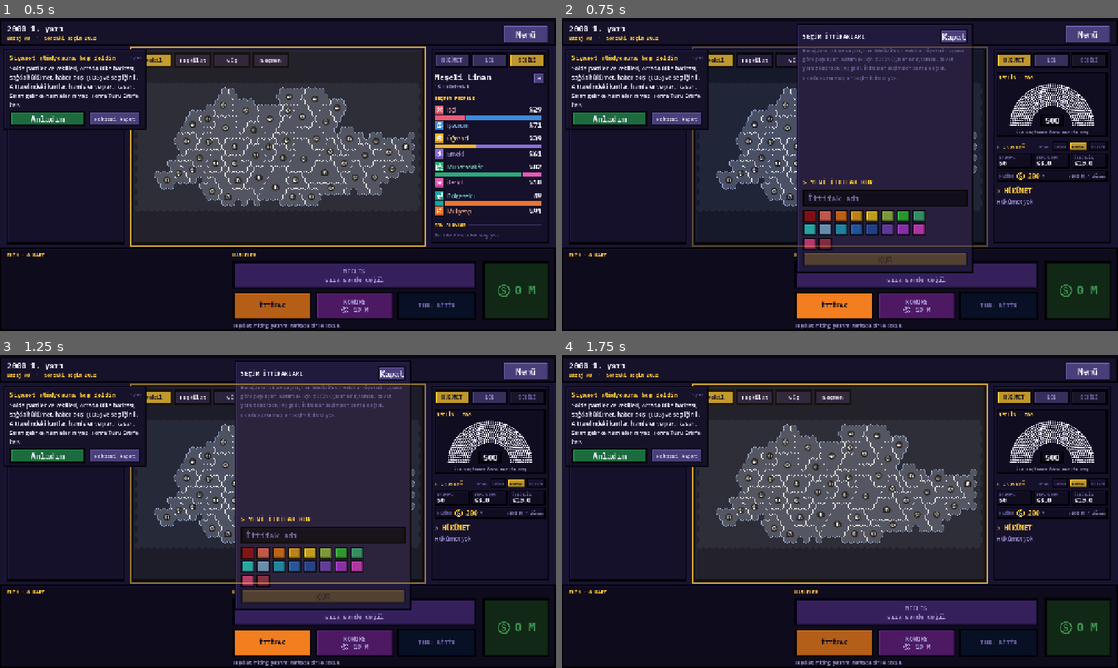
Above: before the commit, frames 1-4 (two rows, left to right).
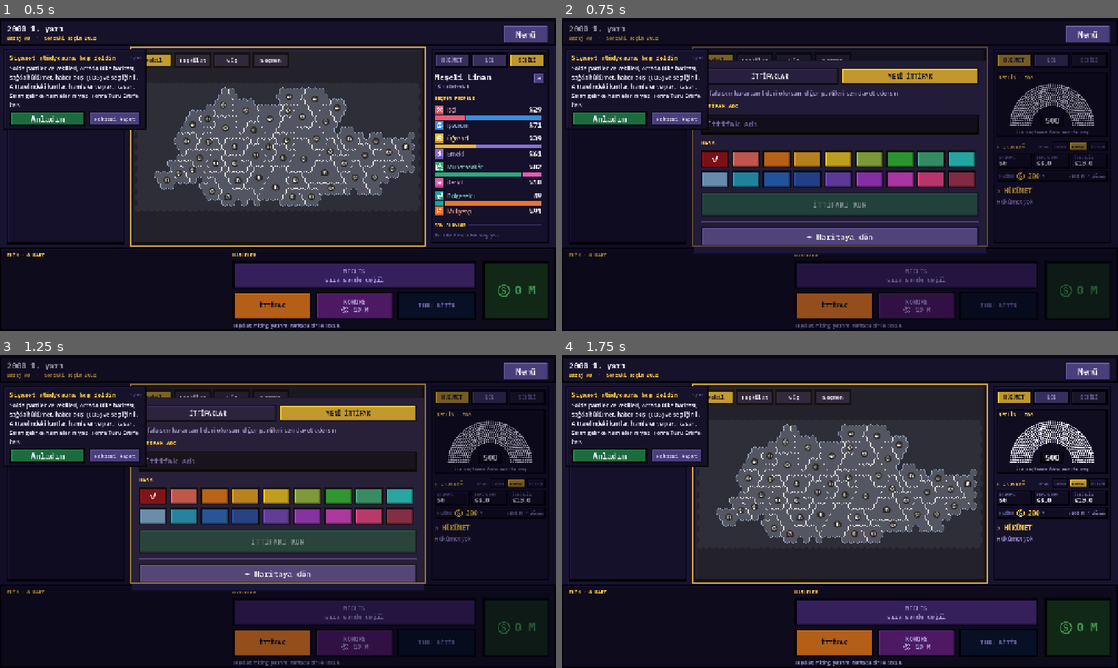
Above: after the commit, the same moments.

Repository: TriQue06/siyaset_oyunu_test_experimental
Game: Godot game, scene res://scenes/GameScreen.tscn
Same seed, same stepped clock (60 frames per second), same inputs: the game is played once before the commit and once after it. This scene is started directly instead of the project's main scene. Sound files missing from this copy of the repository are replaced by a short silence.
Inputs (mouse positions are in pixels of both pictures, inside the frame that each line leads up to):
- Up to frame 1 (0.5 s): no input
- Up to frame 2 (0.75 s): click "İTTİFAK" at 0.5 s
- Up to frame 3 (1.25 s): no input
- Up to frame 4 (1.75 s): click (951, 373) at 1.25 s, where only the run before the commit has a clickable "Kapat"

Frame 1 is identical in both runs. In frame 2, 31% of the frame differs, in the area x 1-98%, y 2-100%; in frame 3, 31%; in frame 4, nothing differs.

Commit message:
Sürüm 0.0.249: ittifak penceresi meclis penceresiyle aynı tarzda
Co-Authored-By: Claude Opus 5.5 <noreply@anthropic.com>

Diff:
--- a/siyaset-oyunu/localization/en_source.json
+++ b/siyaset-oyunu/localization/en_source.json
@@ -1,4 +1,10 @@
 {
+"İTTİFAKLAR": "ALLIANCES",
+"YENİ İTTİFAK": "NEW ALLIANCE",
+"İttifakı sen kurarsan lideri olursun: diğer partileri sen davet edersin.": "If you found the alliance you lead it: you invite the other parties.",
+"İTTİFAK ADI": "ALLIANCE NAME",
+"RENK": "COLOR",
+"İTTİFAKI KUR": "FOUND ALLIANCE",
 "toplantı": "meeting",
 "açık: %s": "open: %s",
 "Meclise bir teklif getir; teklif oylanır. Sunduğunda yasa sekmesi bu tur kapanır.": "Bring a proposal to parliament; it goes to a vote. Once you submit, the law tab closes for this turn.",
--- a/siyaset-oyunu/project.godot
+++ b/siyaset-oyunu/project.godot
@@ -11,7 +11,7 @@
 [application]
 
 config/name="Siyaset Oyunu"
-config/version="0.0.248"
+config/version="0.0.249"
 run/main_scene="res://scenes/Lobby.tscn"
 config/quit_on_go_back=false
 config/features=PackedStringArray("4.7", "Forward Plus")
--- a/siyaset-oyunu/scripts/game_screen.gd
+++ b/siyaset-oyunu/scripts/game_screen.gd
@@ -3967,52 +3967,100 @@
 	# Kısa tut: sol panelde olay loguna yer kalsın.
 	_agenda_label.text = L.t("GÜNDEM: %s\n%s") % [data["title"], CardPresets.agenda_effect_text(current)]
 
+## İTTİFAK PENCERESİ (0.0.249): MECLİS penceresiyle aynı dil — ortada,
+## karartılmış zemin üstünde, aynı çerçeve ve gölge; üstte sekmeler
+## (İTTİFAKLAR · YENİ İTTİFAK), altta "← Haritaya dön".
+const ALLIANCE_WIDTH := 640.0
+var _alliance_dim: ColorRect
+var _alliance_tab := 0
+var _alliance_tab_buttons: Array = []
+var _alliance_pages: Array = []
+
 func _build_alliance_panel() -> void:
+	_alliance_dim = ColorRect.new()
+	_alliance_dim.color = Color(0.03, 0.02, 0.08, 0.4)
+	_alliance_dim.set_anchors_and_offsets_preset(Control.PRESET_FULL_RECT)
+	_alliance_dim.mouse_filter = Control.MOUSE_FILTER_STOP
+	_alliance_dim.z_index = 114
+	_alliance_dim.hide()
+	_alliance_dim.gui_input.connect(func(event: InputEvent):
+		if event is InputEventMouseButton and event.pressed:
+			_alliance_panel.hide())
+	add_child(_alliance_dim)
 	_alliance_panel = PanelContainer.new()
-	var style := UiSkin.stylebox(UiSkin.PANEL)
-	style.set_content_margin_all(UiTheme.PAD_M)
-	UiSkin.apply_style(_alliance_panel, "panel", style)
-	_alliance_panel.z_index = 108
+	var style := StyleBoxFlat.new()
+	style.bg_color = UiTheme.PANEL_DARK
+	style.border_color = UiTheme.INK
+	style.set_border_width_all(3)
+	style.set_content_margin_all(UiTheme.PAD_L)
+	style.shadow_color = Color(0, 0, 0, 0.5)
+	style.shadow_offset = Vector2(6, 8)
+	_alliance_panel.add_theme_stylebox_override("panel", style)
+	_alliance_panel.z_index = 115
 	_alliance_panel.mouse_filter = Control.MOUSE_FILTER_STOP
+	_alliance_panel.visibility_changed.connect(func(): _alliance_dim.visible = _alliance_panel.visible)
 	var box := VBoxContainer.new()
-	box.add_theme_constant_override("separation", 6)
+	box.add_theme_constant_override("separation", 10)
+	box.custom_minimum_size = Vector2(ALLIANCE_WIDTH, 0)
 	_alliance_panel.add_child(box)
-	var header := HBoxContainer.new()
-	box.add_child(header)
-	var title := UiTheme.mono_label(L.t("SEÇİM İTTİFAKLARI"), 14, UiTheme.TEXT, true)
-	title.size_flags_horizontal = Control.SIZE_EXPAND_FILL
-	header.add_child(title)
-	var close := Button.new()
-	close.text = L.t("Kapat")
-	close.focus_mode = Control.FOCUS_NONE
-	close.pressed.connect(func(): _alliance_panel.hide())
-	UiSkin.skin_button(close)
-	header.add_child(close)
-	box.add_child(PopupKit.note(L.t("Barajda ortak oy sayılır; her ilde ittifakın vekilleri üyelerin oyuna göre paylaşılır. Katılmak için bütün üyeler onaylamalı, davet yalnız liderden (★) gelir. İttifaklar seçimden sonra dağılır."), UiTheme.TEXT_DIM, 360))
+	# SEKMELER (meclis penceresindeki gibi).
+	var tabs := HBoxContainer.new()
+	tabs.add_theme_constant_override("separation", 6)
+	box.add_child(tabs)
+	_alliance_tab_buttons.clear()
+	_alliance_pages.clear()
+	for i in 2:
+		var tab := Button.new()
+		tab.text = [L.t("İTTİFAKLAR"), L.t("YENİ İTTİFAK")][i]
+		tab.focus_mode = Control.FOCUS_NONE
+		tab.size_flags_horizontal = Control.SIZE_EXPAND_FILL
+		tab.custom_minimum_size = Vector2(0, 38)
+		tab.add_theme_font_override("font", UiTheme.mono(true))
+		tab.add_theme_font_size_override("font_size", 14)
+		tab.pressed.connect(func():
+			_alliance_tab = i
+			_refresh_alliance_panel()
+			_place_alliance_panel.call_deferred())
+		tabs.add_child(tab)
+		_alliance_tab_buttons.append(tab)
+		var page := VBoxContainer.new()
+		page.add_theme_constant_override("separation", 10)
+		box.add_child(page)
+		_alliance_pages.append(page)
+	# 1) İTTİFAKLAR: kurallar ve kart kart ittifaklar (kararlarım en üstte).
+	var list_page: VBoxContainer = _alliance_pages[0]
+	list_page.add_child(_alliance_note(L.t("Barajda ortak oy sayılır; her ilde ittifakın vekilleri üyelerin oyuna göre paylaşılır. Katılmak için bütün üyeler onaylamalı, davet yalnız liderden (★) gelir. İttifaklar seçimden sonra dağılır."), UiTheme.TEXT_MUTED))
 	_alliance_list = VBoxContainer.new()
-	_alliance_list.add_theme_constant_override("separation", 5)
+	_alliance_list.add_theme_constant_override("separation", 8)
+	_alliance_list.size_flags_horizontal = Control.SIZE_EXPAND_FILL
 	var scroll := ScrollContainer.new()
-	scroll.custom_minimum_size = Vector2(380, 220)
+	scroll.horizontal_scroll_mode = ScrollContainer.SCROLL_MODE_DISABLED
+	scroll.custom_minimum_size = Vector2(ALLIANCE_WIDTH, 300)
 	scroll.add_child(_alliance_list)
-	box.add_child(scroll)
-	var divider := HSeparator.new()
-	box.add_child(divider)
-	box.add_child(UiTheme.section_label(L.t("YENİ İTTİFAK KUR")))
-	var create_row := HBoxContainer.new()
-	create_row.add_theme_constant_override("separation", 5)
-	box.add_child(create_row)
+	list_page.add_child(scroll)
+	# 2) YENİ İTTİFAK: ad, renk, KUR.
+	var create_page: VBoxContainer = _alliance_pages[1]
+	create_page.add_child(_alliance_note(L.t("İttifakı sen kurarsan lideri olursun: diğer partileri sen davet edersin."), UiTheme.TEXT_MUTED))
+	create_page.add_child(UiTheme.mono_label(L.t("İTTİFAK ADI"), 13, UiTheme.GOLD, true))
 	_alliance_name = LineEdit.new()
 	_alliance_name.placeholder_text = L.t("İttifak adı")
 	_alliance_name.max_length = 28
+	_alliance_name.custom_minimum_size = Vector2(0, 46)
 	_alliance_name.size_flags_horizontal = Control.SIZE_EXPAND_FILL
-	create_row.add_child(_alliance_name)
+	create_page.add_child(_alliance_name)
+	create_page.add_child(UiTheme.mono_label(L.t("RENK"), 13, UiTheme.GOLD, true))
 	var palette := GridContainer.new()
-	palette.columns = 8
-	box.add_child(palette)
+	var color_count: int = PartyPresets.COLORS.size()
+	palette.columns = int(ceil(color_count / 2.0))
+	palette.add_theme_constant_override("h_separation", 6)
+	palette.add_theme_constant_override("v_separation", 6)
+	create_page.add_child(palette)
+	var swatch_side := floorf((ALLIANCE_WIDTH - 6.0 * (palette.columns - 1)) / palette.columns)
 	for color in PartyPresets.COLORS:
 		var swatch := Button.new()
-		swatch.custom_minimum_size = Vector2(32, 28)
+		swatch.custom_minimum_size = Vector2(swatch_side, 40)
 		swatch.toggle_mode = true
+		swatch.focus_mode = Control.FOCUS_NONE
 		swatch.set_meta("color", color)
 		UiSkin.skin_color_button(swatch, color)
 		swatch.pressed.connect(func():
@@ -4021,13 +4069,31 @@
 		palette.add_child(swatch)
 		_alliance_swatches.append(swatch)
 	_alliance_create_button = Button.new()
-	_alliance_create_button.text = L.t("KUR")
+	_alliance_create_button.text = L.t("İTTİFAKI KUR")
 	_alliance_create_button.focus_mode = Control.FOCUS_NONE
-	UiSkin.skin_color_button(_alliance_create_button, UiTheme.GOLD.darkened(0.25))
+	_alliance_create_button.custom_minimum_size = Vector2(0, 56)
+	_alliance_create_button.add_theme_font_override("font", UiTheme.mono(true))
+	_alliance_create_button.add_theme_font_size_override("font_size", 17)
+	UiSkin.skin_color_button(_alliance_create_button, UiTheme.GREEN_DARK)
 	_alliance_create_button.pressed.connect(_on_alliance_create_pressed)
-	box.add_child(_alliance_create_button)
+	create_page.add_child(_alliance_create_button)
+	# Alt: meclis penceresindeki gibi.
+	box.add_child(UiTheme.rule())
+	var away := Button.new()
+	away.text = L.t("← Haritaya dön")
+	away.focus_mode = Control.FOCUS_NONE
+	away.custom_minimum_size = Vector2(170, 46)
+	UiSkin.skin_button(away)
+	away.pressed.connect(func(): _alliance_panel.hide())
+	box.add_child(away)
 	_alliance_panel.hide()
 	add_child(_alliance_panel)
+
+## Pencere genişliğinde, ortalı açıklama (meclis penceresiyle aynı punto).
+func _alliance_note(text: String, color: Color = UiTheme.TEXT) -> Label:
+	var label := PopupKit.note(text, color, ALLIANCE_WIDTH)
+	label.add_theme_font_size_override("font_size", 14)
+	return label
 
 func _on_alliance_button_pressed() -> void:
 	_deselect_hand_card()
@@ -4036,6 +4102,9 @@
 		return
 	if _law_designer != null:
 		_close_law_page()
+	# Bekleyen kararım ya da ittifak varsa listeyle, yoksa "yeni ittifak"la açılır.
+	var me := multiplayer.get_unique_id()
+	_alliance_tab = 0 if not CardManager.alliances.is_empty() or not CardManager.alliance_requests_for(me).is_empty() else 1
 	_refresh_alliance_panel()
 	_alliance_panel.show()
 	_place_alliance_panel.call_deferred()
@@ -4078,10 +4147,25 @@
 	if not available.has(_alliance_color) and not available.is_empty():
 		_alliance_color = available[0]
 	for button in _alliance_swatches:
-		button.set_pressed_no_signal(not button.disabled and Color(button.get_meta("color")).is_equal_approx(_alliance_color))
+		var chosen: bool = not button.disabled and Color(button.get_meta("color")).is_equal_approx(_alliance_color)
+		button.set_pressed_no_signal(chosen)
+		# Seçili renk ✓ ile belli (rengin üstünde okunur: açık renkte koyu, koyuda beyaz).
+		button.text = "✓" if chosen else ""
+		var ink := UiTheme.INK if Color(button.get_meta("color")).get_luminance() > 0.55 else Color.WHITE
+		for prop in ["font_color", "font_hover_color", "font_pressed_color", "font_focus_color"]:
+			button.add_theme_color_override(prop, ink)
+		button.add_theme_font_override("font", UiTheme.mono(true))
+		button.add_theme_font_size_override("font_size", 22)
 
 func _refresh_alliance_panel() -> void:
 	_refresh_alliance_palette()
+	for i in _alliance_tab_buttons.size():
+		var tab: Button = _alliance_tab_buttons[i]
+		var selected := i == _alliance_tab
+		UiSkin.skin_color_button(tab, UiTheme.GOLD if selected else UiTheme.PANEL)
+		for prop in ["font_color", "font_hover_color", "font_pressed_color", "font_focus_color"]:
+			tab.add_theme_color_override(prop, UiTheme.TEXT_ON_GOLD if selected else UiTheme.TEXT)
+		(_alliance_pages[i] as Control).visible = selected
 	if _alliance_list == null or not is_instance_valid(_alliance_list):
 		return
 	for child in _alliance_list.get_children():
@@ -4092,9 +4176,9 @@
 	var action_reason := _alliance_action_reason(me)
 	_alliance_create_button.modulate.a = 1.0 if action_reason == "" and my_alliance < 0 else 0.45
 	if not CardManager.alliances_enabled:
-		_alliance_list.add_child(PopupKit.note(L.t("Anayasa ittifakları devre dışı bıraktı. Yeni seçim ittifakı kurulamaz ve ittifak hesabı yapılmaz."), UiTheme.RED, 340))
+		_alliance_list.add_child(PopupKit.note(L.t("Anayasa ittifakları devre dışı bıraktı. Yeni seçim ittifakı kurulamaz ve ittifak hesabı yapılmaz."), UiTheme.RED, ALLIANCE_WIDTH))
 	elif CardManager.alliances.is_empty():
-		_alliance_list.add_child(PopupKit.note(L.t("Henüz kurulmuş bir seçim ittifakı yok."), UiTheme.TEXT_DIM, 340))
+		_alliance_list.add_child(PopupKit.note(L.t("Henüz kurulmuş bir seçim ittifakı yok."), UiTheme.TEXT_DIM, ALLIANCE_WIDTH))
 	# Önce yanıt bekleyen kararlarım (davet / onay).
 	for rid in CardManager.alliance_requests_for(me):
 		_alliance_list.add_child(_alliance_decision_row(int(rid)))
@@ -4102,31 +4186,41 @@
 		var alliance: Dictionary = CardManager.alliances[alliance_id]
 		var members: Array = alliance.get("members", [])
 		var leader := int(alliance.get("leader", -1))
+		var card := PanelContainer.new()
+		var card_style := StyleBoxFlat.new()
+		card_style.bg_color = UiTheme.PANEL
+		card_style.border_color = Color(alliance.get("color", UiTheme.GOLD))
+		card_style.border_width_left = 6
+		card_style.set_content_margin_all(UiTheme.PAD_M)
+		card.add_theme_stylebox_override("panel", card_style)
 		var row := VBoxContainer.new()
-		row.add_theme_constant_override("separation", 3)
+		row.add_theme_constant_override("separation", 6)
+		card.add_child(row)
 		var heading := HBoxContainer.new()
+		heading.add_theme_constant_override("separation", 8)
 		var swatch := ColorRect.new()
-		swatch.custom_minimum_size = Vector2(12, 12)
+		swatch.custom_minimum_size = Vector2(16, 16)
+		swatch.size_flags_vertical = Control.SIZE_SHRINK_CENTER
 		swatch.color = alliance.get("color", UiTheme.GOLD)
 		heading.add_child(swatch)
-		var name_label := UiTheme.mono_label(String(alliance.get("name", L.t("İttifak"))), UiTheme.FS_SMALL, UiTheme.TEXT, true)
+		var name_label := UiTheme.mono_label(String(alliance.get("name", L.t("İttifak"))), 16, UiTheme.TEXT, true)
 		name_label.size_flags_horizontal = Control.SIZE_EXPAND_FILL
 		heading.add_child(name_label)
 		row.add_child(heading)
 		var names: Array[String] = []
 		for pid in members:
 			names.append(("★ " if int(pid) == leader else "") + String(PartyManager.data_of(int(pid)).get("name", "?")))
-		row.add_child(PopupKit.note(L.t("Üyeler: %s") % ", ".join(PackedStringArray(names)), UiTheme.TEXT_DIM, 350))
+		row.add_child(PopupKit.note(L.t("Üyeler: %s") % ", ".join(PackedStringArray(names)), UiTheme.TEXT_DIM, ALLIANCE_WIDTH - 24.0))
 		if my_alliance == int(alliance_id) and members.size() > 1:
 			var shift := _my_alliance_shift()
 			if shift != "":
-				row.add_child(PopupKit.note(L.t("İttifak hitabını şekillendiriyor: %s") % shift, UiTheme.TEXT, 350))
+				row.add_child(PopupKit.note(L.t("İttifak hitabını şekillendiriyor: %s") % shift, UiTheme.TEXT, ALLIANCE_WIDTH - 24.0))
 		# Açık başvurular ve üye üye onay durumu.
 		for rid in CardManager.alliance_requests:
 			var req: Dictionary = CardManager.alliance_requests[rid]
 			if int(req.get("alliance", -1)) != int(alliance_id):
 				continue
-			row.add_child(PopupKit.note(_alliance_request_status(req), UiTheme.GOLD, 350))
+			row.add_child(PopupKit.note(_alliance_request_status(req), UiTheme.GOLD, ALLIANCE_WIDTH - 24.0))
 		var buttons := HBoxContainer.new()
 		buttons.add_theme_constant_override("separation", 6)
 		if my_alliance == int(alliance_id):
@@ -4144,14 +4238,13 @@
 			var ask := _alliance_action(L.t("BAŞVURU BEKLİYOR") if pending else L.t("KATILMAK İSTE"), Color(alliance.get("color", UiTheme.GOLD)).darkened(0.25))
 			var my_preview := CardManager.alliance_preview_text(my_party, int(alliance_id))
 			if my_preview != "":
-				row.add_child(PopupKit.note(L.t("Katılırsan: %s") % my_preview, UiTheme.TEXT, 350))
+				row.add_child(PopupKit.note(L.t("Katılırsan: %s") % my_preview, UiTheme.TEXT, ALLIANCE_WIDTH - 24.0))
 			ask.pressed.connect(_on_alliance_request_pressed.bind(int(alliance_id)))
 			ask.modulate.a = 1.0 if action_reason == "" and not pending else 0.45
 			buttons.add_child(ask)
 		if buttons.get_child_count() > 0:
 			row.add_child(buttons)
-		_alliance_list.add_child(row)
-		_alliance_list.add_child(HSeparator.new())
+		_alliance_list.add_child(card)
 
 ## Bu ittifaktan bana gelmiş (yanıt bekleyen) bir davet var mı? Varsa karar
 ## satırı yukarıda; ayrıca "katılmak iste" düğmesi gösterilmez.
@@ -4180,6 +4273,9 @@
 	button.text = text
 	button.focus_mode = Control.FOCUS_NONE
 	button.size_flags_horizontal = Control.SIZE_EXPAND_FILL
+	button.custom_minimum_size = Vector2(0, 44)
+	button.add_theme_font_override("font", UiTheme.mono(true))
+	button.add_theme_font_size_override("font_size", 14)
 	UiSkin.skin_color_button(button, color)
 	return button
 
@@ -4204,8 +4300,16 @@
 func _alliance_decision_row(rid: int) -> Control:
 	var req: Dictionary = CardManager.alliance_requests.get(rid, {})
 	var alliance: Dictionary = CardManager.alliances.get(int(req.get("alliance", -1)), {})
+	var card := PanelContainer.new()
+	var card_style := StyleBoxFlat.new()
+	card_style.bg_color = UiTheme.PANEL
+	card_style.border_color = UiTheme.GOLD
+	card_style.set_border_width_all(2)
+	card_style.set_content_margin_all(UiTheme.PAD_M)
+	card.add_theme_stylebox_override("panel", card_style)
 	var box := VBoxContainer.new()
-	box.add_theme_constant_override("separation", 4)
+	box.add_theme_constant_override("separation", 6)
+	card.add_child(box)
 	var me_target := int(req.get("party", -1)) == CardManager.party_of(multiplayer.get_unique_id())
 	var text := ""
 	if me_target:
@@ -4214,12 +4318,12 @@
 		text = L.t("Lider %s partisini %s ittifakına davet etti. Onayın gerekiyor.") % [_fx_party_name(int(req["party"])), String(alliance.get("name", "?"))]
 	else:
 		text = L.t("%s, %s ittifakına katılmak istiyor. Onayın gerekiyor.") % [_fx_party_name(int(req["party"])), String(alliance.get("name", "?"))]
-	box.add_child(PopupKit.note(text, UiTheme.GOLD, 350))
+	box.add_child(PopupKit.note(text, UiTheme.GOLD, ALLIANCE_WIDTH - 24.0))
 	# İdeoloji önizlemesi: katılan partinin hitabı nasıl değişir (bana davetse benim).
 	var preview := CardManager.alliance_preview_text(int(req.get("party", -1)), int(req.get("alliance", -1)))
 	if preview != "":
-		box.add_child(PopupKit.note(L.t("%s ittifakta: %s") % [_fx_party_name(int(req.get("party", -1))), preview], UiTheme.TEXT, 350))
-	box.add_child(PopupKit.note(L.t("Yanıt vermezsen %d tur sonra ret sayılır.") % CardManager.ALLIANCE_REQUEST_ROUNDS, UiTheme.TEXT_DIM, 350))
+		box.add_child(PopupKit.note(L.t("%s ittifakta: %s") % [_fx_party_name(int(req.get("party", -1))), preview], UiTheme.TEXT, ALLIANCE_WIDTH - 24.0))
+	box.add_child(PopupKit.note(L.t("Yanıt vermezsen %d tur sonra ret sayılır.") % CardManager.ALLIANCE_REQUEST_ROUNDS, UiTheme.TEXT_DIM, ALLIANCE_WIDTH - 24.0))
 	var buttons := HBoxContainer.new()
 	buttons.add_theme_constant_override("separation", 6)
 	var yes := _alliance_action(L.t("KABUL ET") if me_target else L.t("ONAYLA"), UiTheme.GREEN.darkened(0.35))
@@ -4229,8 +4333,7 @@
 	no.pressed.connect(_on_alliance_answer_pressed.bind(rid, false))
 	buttons.add_child(no)
 	box.add_child(buttons)
-	box.add_child(HSeparator.new())
-	return box
+	return card
 
 func _on_alliance_answer_pressed(rid: int, yes: bool) -> void:
 	CardManager.answer_alliance_request(multiplayer.get_unique_id(), rid, yes)
@@ -4294,9 +4397,9 @@
 	_alliance_panel.reset_size()
 	await get_tree().process_frame
 	_alliance_panel.reset_size()
-	var viewport_size := get_viewport_rect().size
-	_alliance_panel.position = Vector2(viewport_size.x - RIGHT_COLUMN_WIDTH - _alliance_panel.size.x - 12.0,
-		clampf(_top_area_height() - _alliance_panel.size.y, 12.0, maxf(12.0, viewport_size.y - _alliance_panel.size.y - 12.0)))
+	var view := get_viewport_rect().size
+	var size := _alliance_panel.size
+	_alliance_panel.position = Vector2((view.x - size.x) * 0.5, clampf((view.y - size.y) * 0.5 - 40.0, 8.0, maxf(8.0, view.y - size.y - 8.0)))
 
 func _build_law_designer() -> void:
 	_law_designer = PanelContainer.new()
Not shown, changed: siyaset-oyunu/export_presets.cfg
Not shown, changed: siyaset-oyunu/localization/en.po
